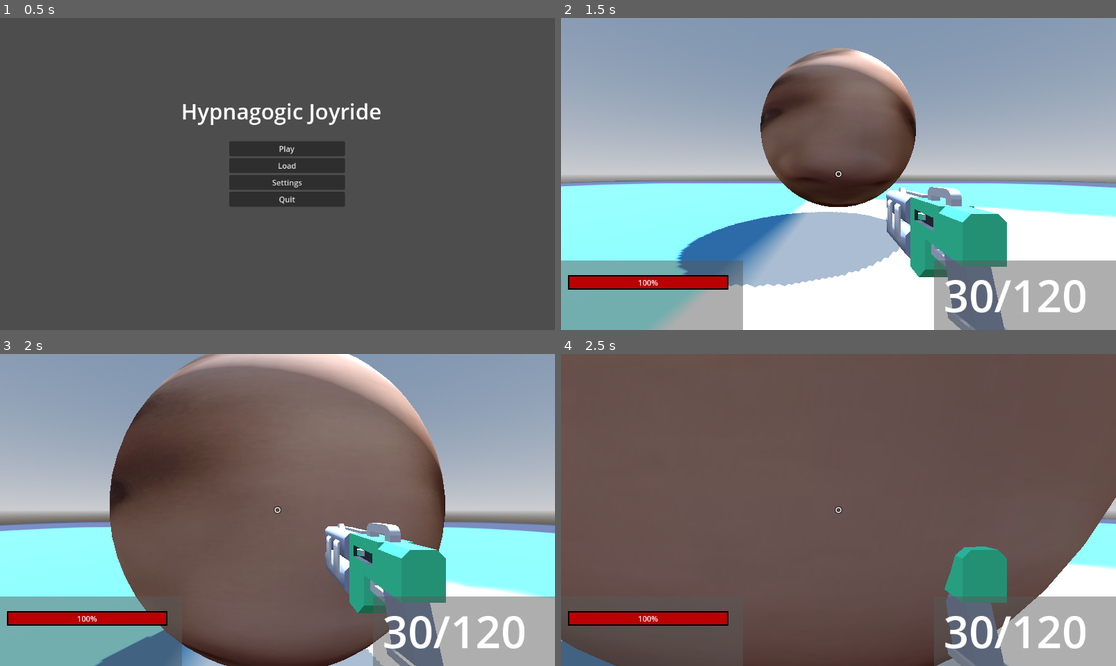
Above: before the commit, frames 1-4 (two rows, left to right).
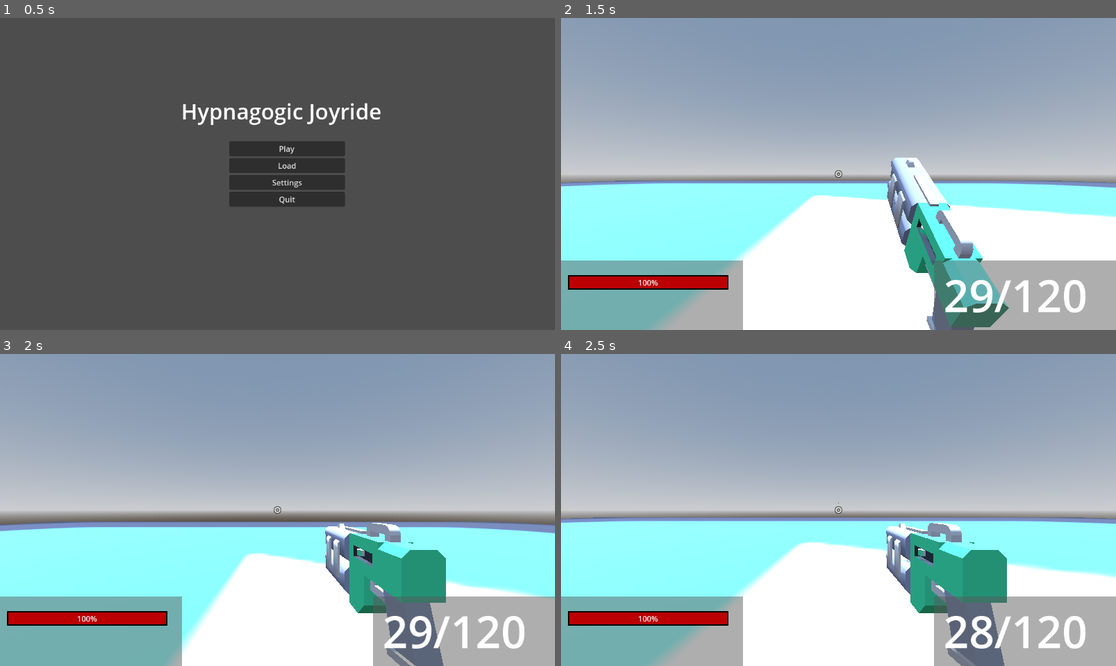
Above: after the commit, the same moments.

Repository: felipepreuss/projeto-ezequiel
Game: Godot game, scene res://Scenes/menu.tscn
Same seed, same stepped clock (60 frames per second), same inputs: the game is played once before the commit and once after it. The engine's default icon, where the game draws it, is replaced by a stand-in: a white triangle on a blue panel in a dark square.
Inputs (mouse positions are in pixels of both pictures, inside the frame that each line leads up to):
- Up to frame 1 (0.5 s): no input
- Up to frame 2 (1.5 s): click "Play" at 0.5 s; move the mouse to (866, 174) at 1.27 s; hold W (Forward) from 1.28 s (still down); click (866, 174) at 1.35 s
- Up to frame 3 (2 s): keep holding W (Forward); tap Space (Jump) at 1.52 s
- Up to frame 4 (2.5 s): keep holding W (Forward); move the mouse to (810, 510) at 2.02 s; click (810, 510) at 2.1 s; tap Space (Jump) at 2.27 s

Frame 1 is identical in both runs. In frame 2, 25% of the frame differs, in the area x 20-81%, y 9-100%; in frame 3, 47%; in frame 4, 89%, in the area x 0-100%, y 0-100%.
Error before the commit: Attempt to call function 'play' in base 'null instance' on a null instance. (res://Script/p_.gd:67)

Commit message:
[Lucas] Animação de tiro

Diff:
--- a/Scenes/world.tscn
+++ b/Scenes/world.tscn
@@ -29,6 +29,60 @@
 
 [sub_resource type="ConvexPolygonShape3D" id="ConvexPolygonShape3D_ioo17"]
 points = PackedVector3Array(-0.125207, -0.532801, -0.480507, 0.0227831, 0.47607, 0.498884, 0.169713, 0.559144, 0.464172 …(924 unchanged characters)…
+
+[sub_resource type="Animation" id="Animation_0fj1v"]
+length = 0.001
+tracks/0/type = "value"
+tracks/0/imported = false
+tracks/0/enabled = true
+tracks/0/path = NodePath(".:rotation")
+tracks/0/interp = 1
+tracks/0/loop_wrap = true
+tracks/0/keys = {
+"times": PackedFloat32Array(0),
+"transitions": PackedFloat32Array(1),
+"update": 0,
+"values": [Vector3(0.698132, 0, 0)]
+}
+
+[sub_resource type="Animation" id="Animation_5v1tr"]
+resource_name = "look_up"
+length = 0.2
+tracks/0/type = "value"
+tracks/0/imported = false
+tracks/0/enabled = true
+tracks/0/path = NodePath(".:rotation")
+tracks/0/interp = 1
+tracks/0/loop_wrap = true
+tracks/0/keys = {
+"times": PackedFloat32Array(0, 0.1, 0.2),
+"transitions": PackedFloat32Array(1, 1, 1),
+"update": 0,
+"values": [Vector3(0, 0, 0), Vector3(0.698132, 0, 0), Vector3(0, 0, 0)]
+}
+
+[sub_resource type="Animation" id="Animation_ikia7"]
+resource_name = "idle"
+length = 0.1
+tracks/0/type = "value"
+tracks/0/imported = false
+tracks/0/enabled = true
+tracks/0/path = NodePath(".:rotation")
+tracks/0/interp = 1
+tracks/0/loop_wrap = true
+tracks/0/keys = {
+"times": PackedFloat32Array(0),
+"transitions": PackedFloat32Array(1),
+"update": 0,
+"values": [Vector3(0, 0, 0)]
+}
+
+[sub_resource type="AnimationLibrary" id="AnimationLibrary_ikia7"]
+_data = {
+&"RESET": SubResource("Animation_0fj1v"),
+&"idle": SubResource("Animation_ikia7"),
+&"shoot": SubResource("Animation_5v1tr")
+}
 
 [sub_resource type="StandardMaterial3D" id="StandardMaterial3D_aqk2v"]
 albedo_texture = ExtResource("3_tlwt5")
@@ -70,8 +124,14 @@
 [node name="Camera3D" type="Camera3D" parent="P_/head"]
 
 [node name="weapon" parent="P_/head/Camera3D" instance=ExtResource("3_5v1tr")]
-transform = Transform3D(1, 0, 0, 0, 1, 0, 0, 0, 1, 0.330179, -0.212613, -0.772317)
+transform = Transform3D(1, 0, 0, 0, 0.766044, -0.642788, 0, 0.642788, 0.766044, 0.330179, -0.212613, -0.772317)
 skeleton = NodePath("../../../..")
+
+[node name="AnimationPlayer" type="AnimationPlayer" parent="P_/head/Camera3D/weapon"]
+libraries = {
+&"": SubResource("AnimationLibrary_ikia7")
+}
+autoplay = "idle"
 
 [node name="bullet_pos" type="Marker3D" parent="P_/head/Camera3D"]
 transform = Transform3D(1, 0, 0, 0, 1, 0, 0, 0, 1, 0, 0.0348849, -0.883013)
Not shown: 1 places in Scenes/world.tscn that only renumber resources
